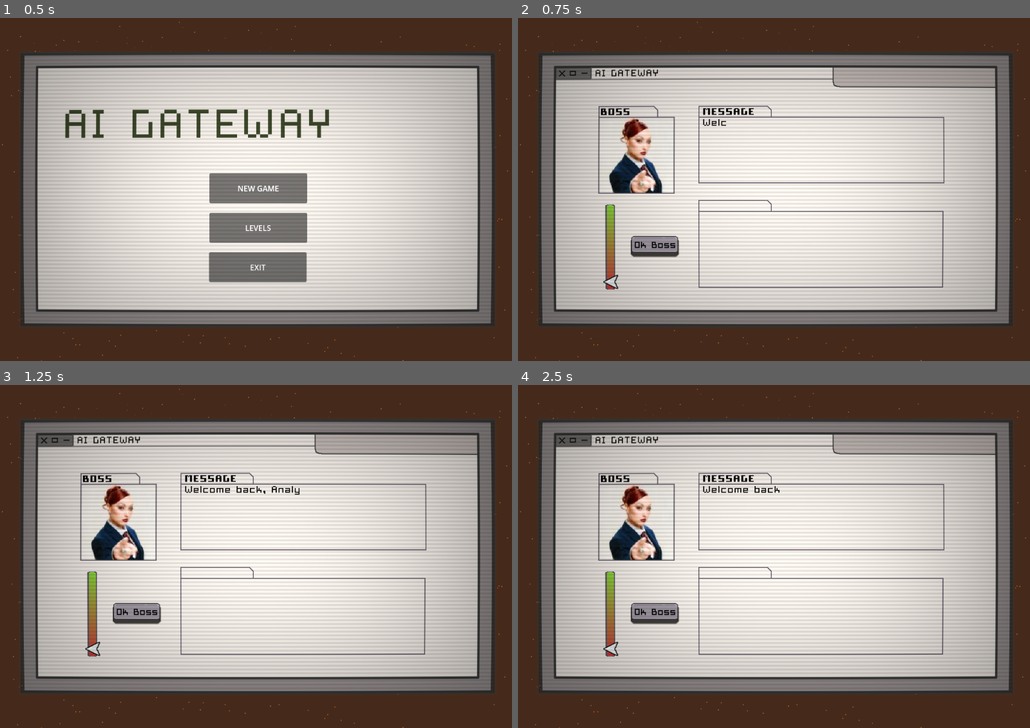
Above: before the commit, frames 1-4 (two rows, left to right).
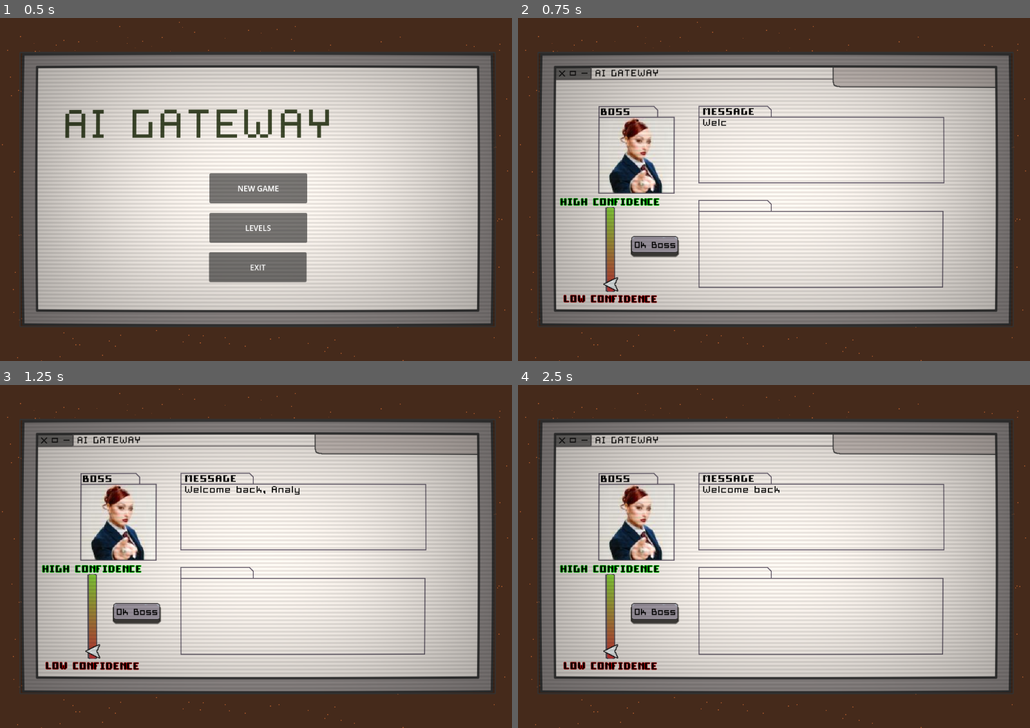
Above: after the commit, the same moments.

Repository: campiao/ai-ethics-sgame
Game: Godot game, scene res://scenes/main_menu.tscn
Same seed, same stepped clock (60 frames per second), same inputs: the game is played once before the commit and once after it.
Inputs (mouse positions are in pixels of both pictures, inside the frame that each line leads up to):
- Up to frame 1 (0.5 s): no input
- Up to frame 2 (0.75 s): click "NEW GAME" at 0.5 s
- Up to frame 3 (1.25 s): no input
- Up to frame 4 (2.5 s): click (574, 439) at 1.25 s; click "NEW GAME" at 2 s

Frame 1 is identical in both runs. In frame 2, 0.8% of the frame differs, in the area x 8-28%, y 52-84%; in frame 3, 0.8%; in frame 4, 0.8%.

Commit message:
feat: add post-it text, confidence bar text and more text changes

Diff:
--- a/ai-ethics-serious-game/scenes/level_one.tscn
+++ b/ai-ethics-serious-game/scenes/level_one.tscn
@@ -517,9 +517,9 @@
 [node name="HSlider" type="HSlider" parent="UI"]
 layout_mode = 0
 offset_left = 176.0
-offset_top = 571.0
+offset_top = 576.0
 offset_right = 355.0
-offset_bottom = 603.0
+offset_bottom = 608.0
 rotation = -1.57079
 theme_override_icons/grabber = ExtResource("11_rqtnr")
 theme_override_icons/grabber_highlight = ExtResource("11_rqtnr")
@@ -535,6 +535,34 @@
 offset_right = 151.0
 offset_bottom = 127.0
 script = ExtResource("11_t3lbx")
+
+[node name="TitleQuestionLabel2" type="Label" parent="UI"]
+offset_left = 87.0
+offset_top = 377.0
+offset_right = 299.0
+offset_bottom = 400.0
+theme_override_colors/font_color = Color(0, 0, 0, 1)
+theme_override_colors/font_outline_color = Color(0, 0.827451, 0, 1)
+theme_override_constants/outline_size = 2
+theme_override_fonts/font = ExtResource("3_843q2")
+theme_override_font_sizes/font_size = 20
+text = "HIGH CONFIDENCE"
+horizontal_alignment = 1
+vertical_alignment = 1
+
+[node name="TitleQuestionLabel3" type="Label" parent="UI"]
+offset_left = 87.0
+offset_top = 582.0
+offset_right = 299.0
+offset_bottom = 605.0
+theme_override_colors/font_color = Color(0, 0, 0, 1)
+theme_override_colors/font_outline_color = Color(0.717647, 0, 0, 1)
+theme_override_constants/outline_size = 2
+theme_override_fonts/font = ExtResource("3_843q2")
+theme_override_font_sizes/font_size = 20
+text = "LOW CONFIDENCE"
+horizontal_alignment = 1
+vertical_alignment = 1
 
 [node name="Entities" type="Node2D" parent="."]
 visible = false
--- a/ai-ethics-serious-game/scenes/level_two.tscn
+++ b/ai-ethics-serious-game/scenes/level_two.tscn
@@ -568,6 +568,10 @@
 
 [node name="PostLevelScreen" parent="." instance=ExtResource("23_8g2v7")]
 visible = false
+good_ending_text = "Congratulations, you had a good error rate!
+You get to keep your job one more day. Your keen eye ensures AI generated images do not misslead us! :)"
+bad_ending_text = "Oh no, you seem to have performed really badly!
+For this reason, we are choosing to terminate your contract and replacing you with an AI..."
 success_path = "uid://xyu1a31el25c"
 failure_path = "uid://xyu1a31el25c"
 
@@ -609,6 +613,33 @@
 offset_right = 151.0
 offset_bottom = 127.0
 script = ExtResource("22_14r41")
+
+[node name="TitleRememberLabel" type="Label" parent="."]
+offset_left = 42.0
+offset_top = 537.0
+offset_right = 178.0
+offset_bottom = 563.0
+theme_override_colors/font_color = Color(0, 0, 0, 1)
+theme_override_fonts/font = ExtResource("3_4br1q")
+theme_override_font_sizes/font_size = 20
+text = "Remember"
+horizontal_alignment = 1
+vertical_alignment = 1
+
+[node name="RememberText" type="Label" parent="."]
+offset_left = 33.0
+offset_top = 562.0
+offset_right = 189.0
+offset_bottom = 654.0
+theme_override_colors/font_color = Color(0, 0, 0, 1)
+theme_override_fonts/font = ExtResource("2_ubnpl")
+theme_override_font_sizes/font_size = 10
+text = "- Extra hands are suspicious.
+- Lighting must match real life expectiations.
+
+
+You got this :)"
+autowrap_mode = 3
 
 [connection signal="pressed" from="UI_Dialog/OkBossButton" to="." method="_on_ok_boss_button_pressed"]
 [connection signal="gui_input" from="UI_Images/ImageRight/TextureRect" to="." method="_on_image_gui_input" binds= [false]]
--- a/ai-ethics-serious-game/scripts/level_one/world_manager.gd
+++ b/ai-ethics-serious-game/scripts/level_one/world_manager.gd
@@ -51,9 +51,9 @@
 	"Correct! I am proud of you.",
 ]
 var wrong_choice_flavor := [
-	"That's not correct, check above to see why!",
+	"That's not correct! Good luck on the next one.",
 	"Wrong! It's okay, you will get it the next time!",
-	"Incorrect option! Let me tell you why...",
+	"Incorrect option! Please focus.",
 ]
 
 var first_level_text := [
